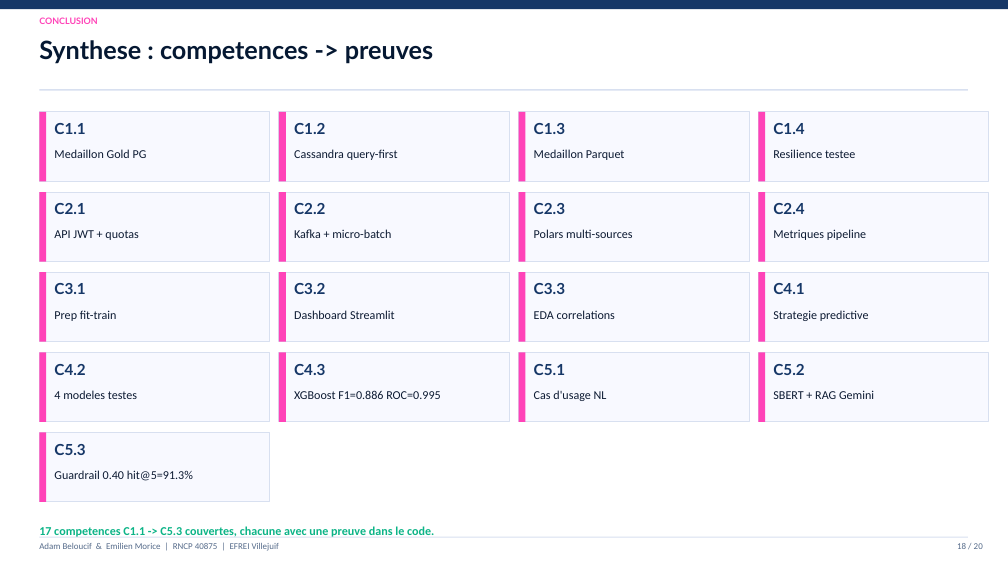
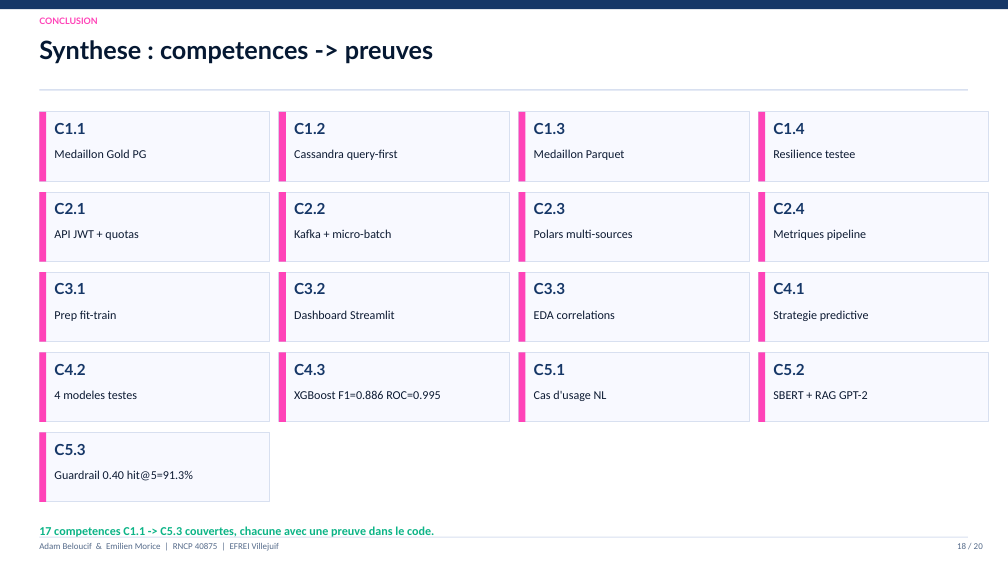
Before and after one commit to Adam-Blf/Soutenance-M1, a slide deck: slide 18 of Soutenance_Bloc1-2_Adam_Emilien.pptx. Drawn at 1008x567 pixels with LibreOffice and Linux fonts; fonts in the diff are those of the drawing. Boxes give left, top, right and bottom in pixels: in the first picture for what was removed or moved away, otherwise in the second. Text is boxed around its words. In the diff, an @@ line names an element or a change of style, - is before the commit and + after.

```diff
--- a/Soutenance_Bloc1-2_Adam_Emilien.pptx
+++ b/Soutenance_Bloc1-2_Adam_Emilien.pptx
@@ text at box(773, 391, 868, 399): text changed @@
-SBERT + RAG Gemini
+SBERT + RAG GPT-2
```
Also in this commit, not shown: 9 other slides changed, 1 other file.
